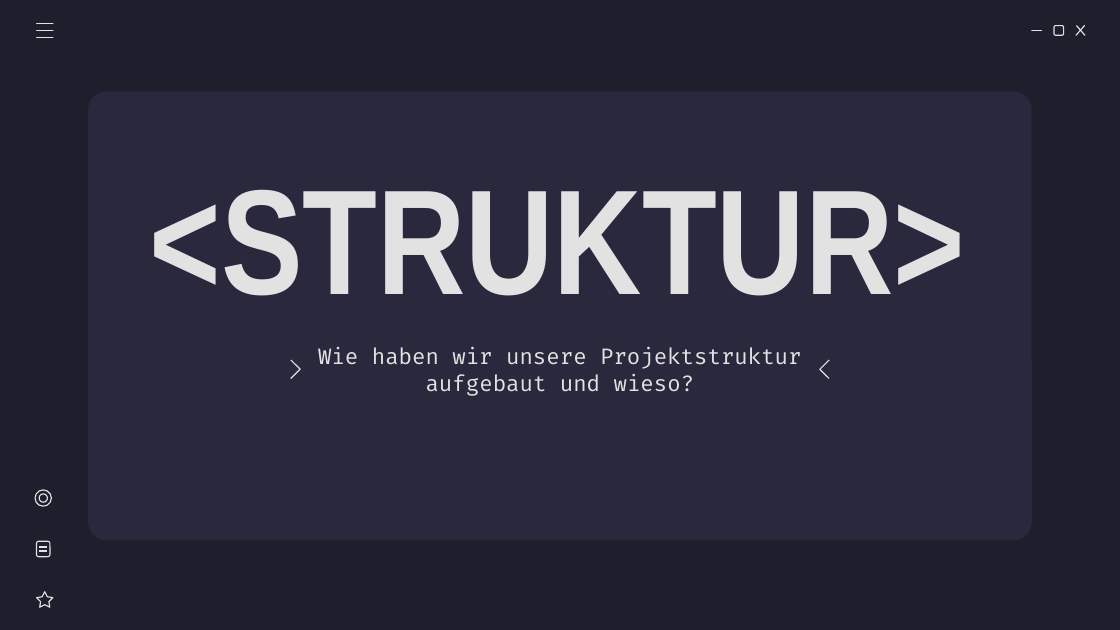
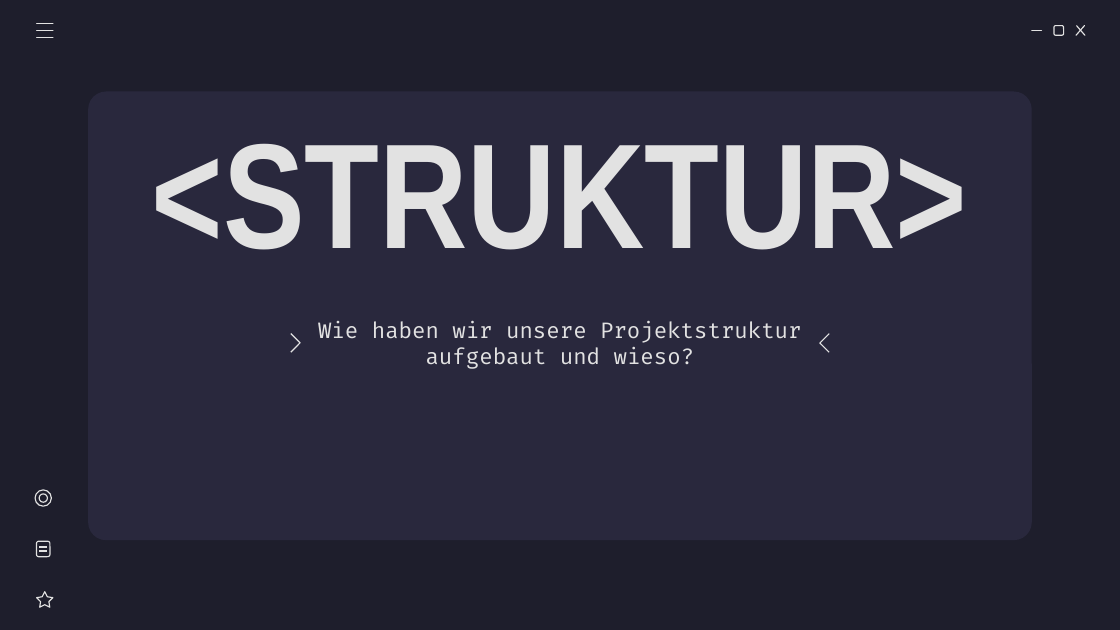
Before and after one commit to miwied/web-based-database-manager, a slide deck: slide 21 of documentation/required documents/Presentation/Webasierter Datenkbankmanager - Präsentation.pptx. Drawn at 1120x630 pixels with LibreOffice and Linux fonts; fonts in the diff are those of the drawing. Boxes give left, top, right and bottom in pixels: in the first picture for what was removed or moved away, otherwise in the second. Text is boxed around its words. In the diff, an @@ line names an element or a change of style, - is before the commit and + after.

```diff
--- a/documentation/required documents/Presentation/Webasierter Datenkbankmanager - Präsentation.pptx
+++ b/documentation/required documents/Presentation/Webasierter Datenkbankmanager - Präsentation.pptx
@@ title "<STRUKTUR>": place and size @@
-title "<STRUKTUR>" at (150,189,965,296)
+title "<STRUKTUR>" at (152,143,967,250)
@@ 2 freeform shapes, 1 subtitle: place and size @@
-2 freeform shapes, 1 subtitle at (291,347,829,396)
+2 freeform shapes, 1 subtitle at (291,321,829,369)
```
Also in this commit, not shown: 8 other slides changed.
